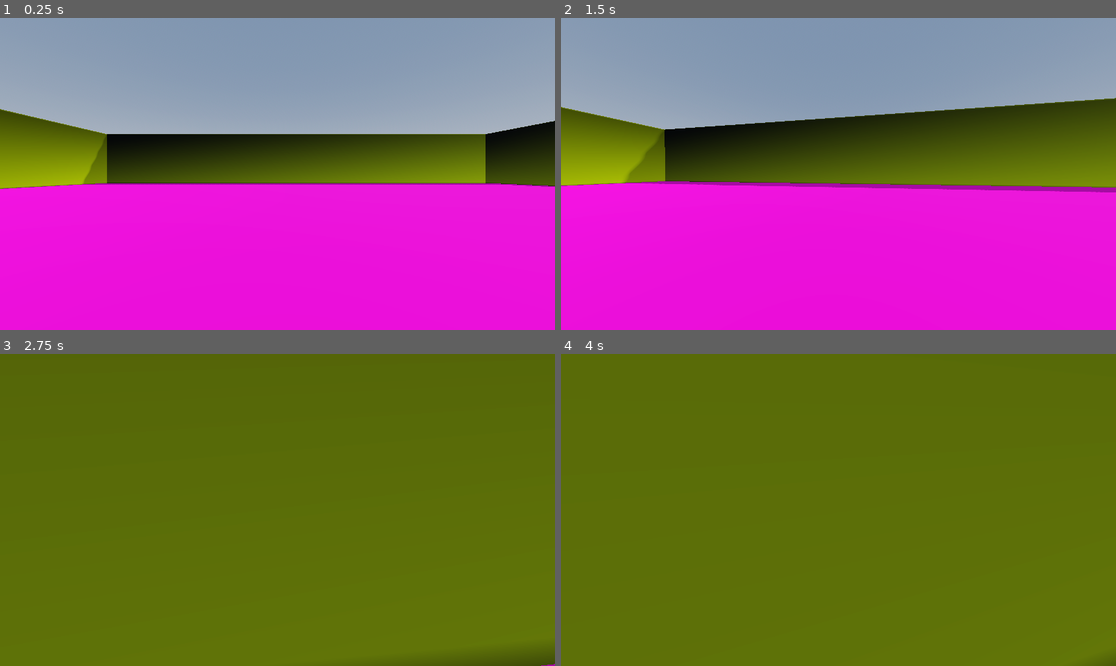
Above: before the commit, frames 1-4 (two rows, left to right).
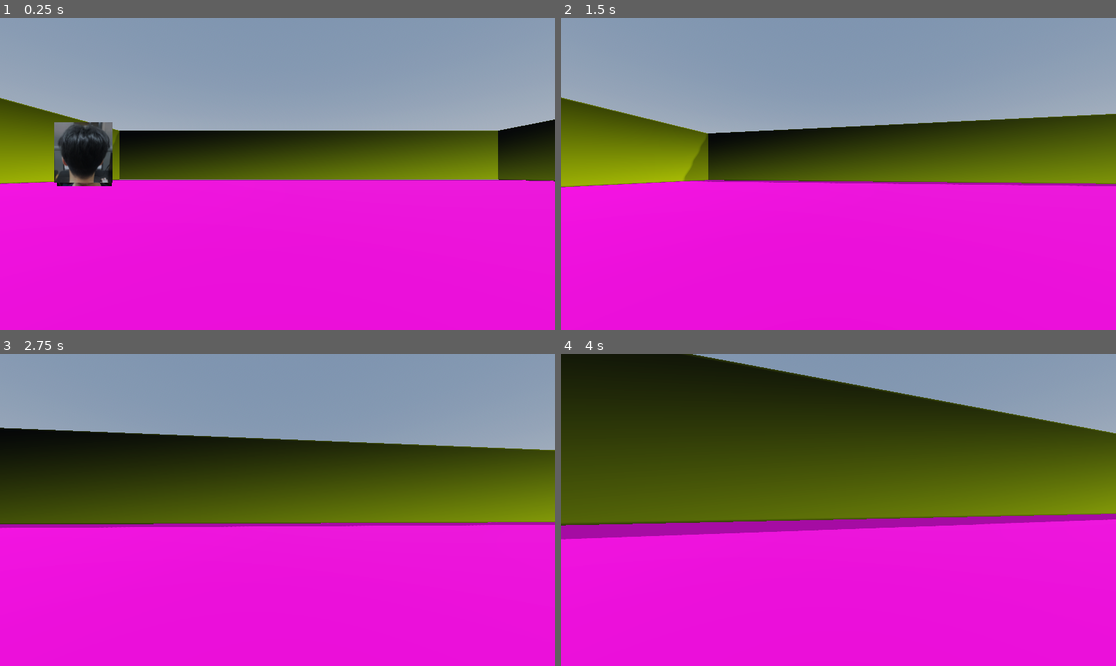
Above: after the commit, the same moments.

Repository: donovanliu1/Final-Project
Game: Godot game, scene res://Scenes/world.tscn
The game is run twice, just before and just after one commit, with the same random seed, the same clock (stepped at 60 frames per second) and the same inputs.
Inputs (mouse positions are in pixels of both pictures, inside the frame that each line leads up to):
- Up to frame 1 (0.25 s): no input
- Up to frame 2 (1.5 s): move the mouse to (866, 174) at 0.52 s; hold Shift (sprint) 0.53-1.28 s; hold W (forward) from 0.53 s (still down); tap Space (jump) at 0.77 s; move the mouse to (810, 174) at 1.27 s; tap Shift (sprint) at 1.35 s
- Up to frame 3 (2.75 s): keep holding W (forward); tap Space (jump) at 1.52 s; move the mouse to (288, 503) at 2.02 s; hold Shift (sprint) from 2.03 s (still down)
- Up to frame 4 (4 s): keep holding W (forward); move the mouse to (832, 516) at 2.77 s; release Shift (sprint) at 2.78 s; tap Shift (sprint) at 2.85 s; tap Space (jump) at 3.02, 3.77 s; move the mouse to (877, 513) at 3.52 s; hold Shift (sprint) from 3.53 s (still down)

The runs differ from the first frame. In frame 1, 5.6% of the frame differs, in the area x 0-100%, y 25-55%; in frame 2, 7.0%; in frame 3, 91%, in the area x 0-100%, y 0-100%; in frame 4, 86%.

Commit message:
Add files via upload

Diff:
--- a/Scenes/monster.tscn
+++ b/Scenes/monster.tscn
@@ -1,7 +1,29 @@
-[gd_scene format=3 uid="uid://7bdmroqk35ft"]
+[gd_scene load_steps=5 format=3 uid="uid://7bdmroqk35ft"]
+
+[ext_resource type="Script" path="res://Scripts/monster.gd" id="1_ebies"]
+[ext_resource type="Texture2D" uid="uid://bl2ujfpukxkv5" path="res://Assets/IMG_7827.jpg" id="1_ugl30"]
+[ext_resource type="Texture2D" uid="uid://b3qji6elwkwux" path="res://Assets/unnamed.jpg" id="3_fs4s1"]
+
+[sub_resource type="BoxShape3D" id="BoxShape3D_ovr6g"]
+size = Vector3(2.5, 2.5, 0)
 
 [node name="Monster" type="Node3D"]
+script = ExtResource("1_ebies")
 
-[node name="Pivot" type="Node3D" parent="."]
+[node name="RaymondFace" type="Sprite3D" parent="."]
+transform = Transform3D(1, 0, 0, 0, 1, 0, 0, 0, 1, 0, 1.32, 0)
+pixel_size = 0.001
+shaded = true
+texture = ExtResource("1_ugl30")
 
-[node name="CSGBox3D" type="CSGBox3D" parent="Pivot"]
+[node name="Area3D" type="Area3D" parent="."]
+transform = Transform3D(1, 0, 0, 0, 1, 0, 0, 0, 1, 0, 1.32, 0)
+
+[node name="CollisionShape3D" type="CollisionShape3D" parent="Area3D"]
+shape = SubResource("BoxShape3D_ovr6g")
+
+[node name="Sprite3D" type="Sprite3D" parent="."]
+transform = Transform3D(1, 0, 0, 0, 1, 0, 0, 0, 1, 0, 1.5, 0.0390468)
+pixel_size = 0.001
+shaded = true
+texture = ExtResource("3_fs4s1")
--- a/Scenes/world.tscn
+++ b/Scenes/world.tscn
@@ -1,6 +1,7 @@
-[gd_scene load_steps=11 format=3 uid="uid://co8p3k1m6sie1"]
+[gd_scene load_steps=12 format=3 uid="uid://co8p3k1m6sie1"]
 
 [ext_resource type="Script" path="res://Scripts/Player.gd" id="1_d2gpm"]
+[ext_resource type="PackedScene" uid="uid://7bdmroqk35ft" path="res://Scenes/monster.tscn" id="2_1whuu"]
 
 [sub_resource type="ProceduralSkyMaterial" id="ProceduralSkyMaterial_yth4w"]
 sky_horizon_color = Color(0.64625, 0.65575, 0.67075, 1)
@@ -47,7 +48,7 @@
 environment = SubResource("Environment_6diyr")
 
 [node name="Player" type="CharacterBody3D" parent="."]
-transform = Transform3D(1, 0, 0, 0, 1, 0, 0, 0, 1, 2.5437, 1.72075, 0)
+transform = Transform3D(1, 0, 0, 0, 1, 0, 0, 0, 1, 0, 1, 0)
 script = ExtResource("1_d2gpm")
 
 [node name="MeshInstance3D" type="MeshInstance3D" parent="Player"]
@@ -106,3 +107,7 @@
 transform = Transform3D(1, 0, 0, 0, 1, 0, 0, 0, 1, 15.9699, -0.037714, 6.00244)
 use_collision = true
 size = Vector3(5, 3, 5)
+
+[node name="Monster" parent="." node_paths=PackedStringArray("player") instance=ExtResource("2_1whuu")]
+transform = Transform3D(1, 0, 0, 0, 1, 0, 0, 0, 1, -10, 0, -10)
+player = NodePath("../Player")
--- a/Scripts/Player.gd
+++ b/Scripts/Player.gd
@@ -2,7 +2,7 @@
 
 var speed
 const WALK_SPEED = 5.0
-const SPRINT_SPEED = 20.0
+const SPRINT_SPEED = 10.0
 const JUMP_VELOCITY = 4.5
 const SENSITIVITY = 0.003
 
--- /dev/null
+++ b/Scripts/monster.gd
@@ -0,0 +1,12 @@
+extends Node3D
+
+@export var player : CharacterBody3D
+
+# Called when the node enters the scene tree for the first time.
+func _ready():
+	pass # Replace with function body.
+
+
+# Called every frame. 'delta' is the elapsed time since the previous frame.
+func _process(delta):
+	position = position + (player.position - position) / 100
Not shown, added: Assets/IMG_7827.jpg.import
Binary file added: Assets/unnamed.jpg
Not shown, added: Assets/unnamed.jpg.import
